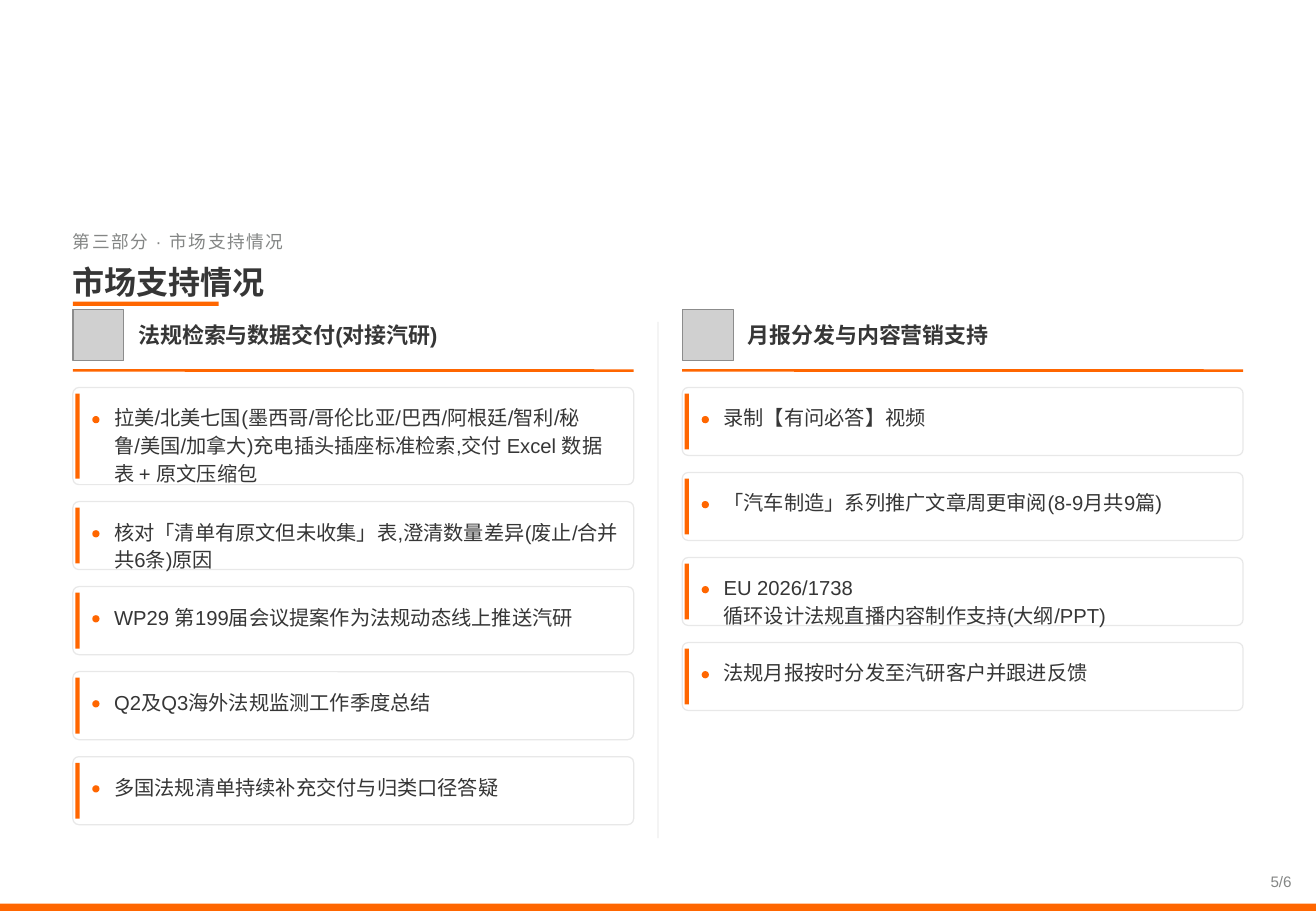
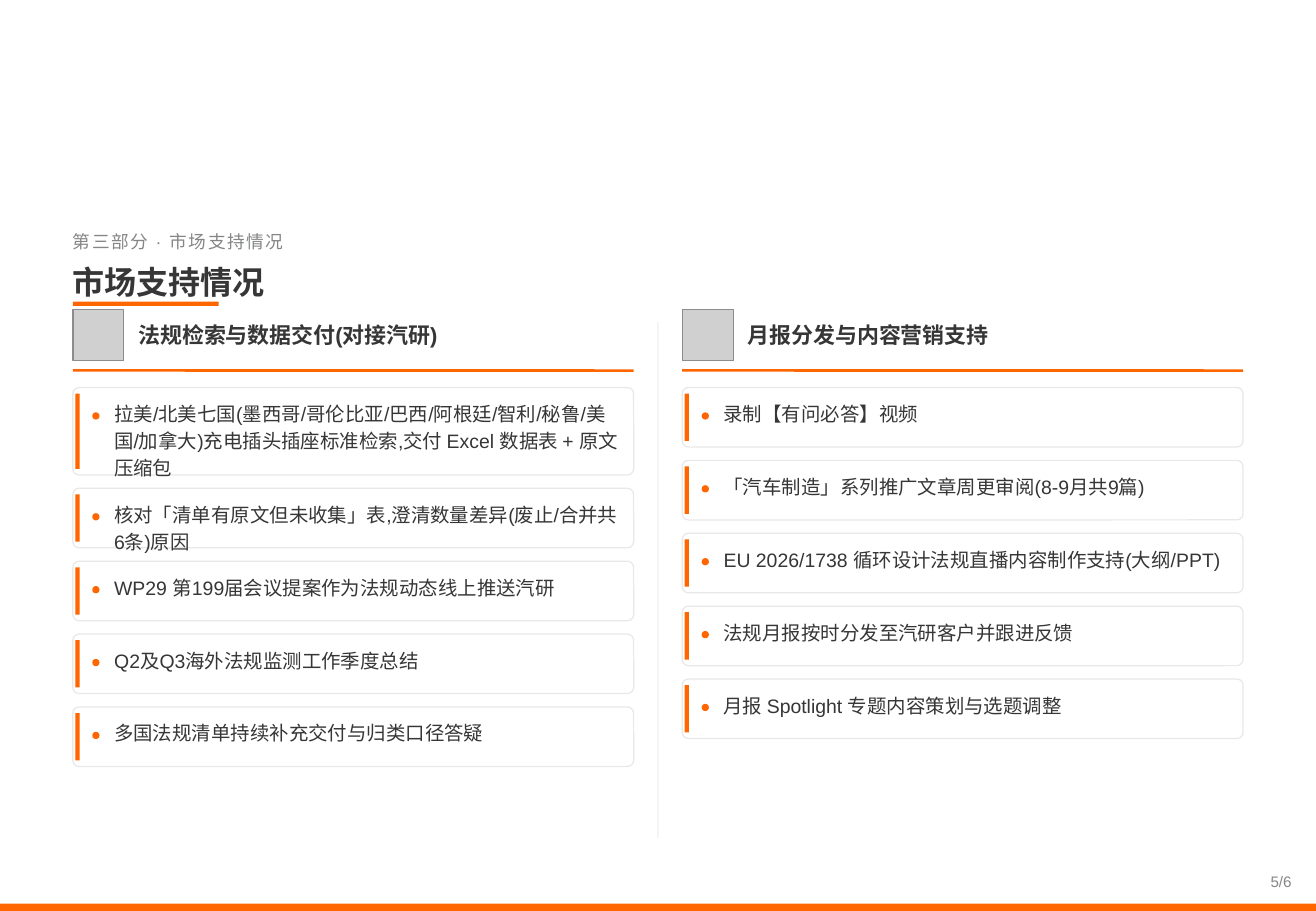
Before and after one commit to zhenghannah1228-boop/Auto-Reg-Monitor, a slide deck: slide 5 of 2026年8-9月工作汇报.pptx. Drawn at 1316x911 pixels with LibreOffice and Linux fonts; fonts in the diff are those of the drawing; grey boxes stand for pictures; background and template pictures are left out. Boxes give left, top, right and bottom in pixels: in the first picture for what was removed or moved away, otherwise in the second. Text is boxed around its words. In the diff, an @@ line names an element or a change of style, - is before the commit and + after.

```diff
--- a/2026年8-9月工作汇报.pptx
+++ b/2026年8-9月工作汇报.pptx
@@ rounded rectangle: place and size @@
-rounded rectangle at (73,388,634,485)
+rounded rectangle at (73,388,634,475)
@@ rounded rectangle: place and size @@
-rounded rectangle at (683,388,1244,456)
+rounded rectangle at (683,388,1244,447)
@@ rectangle: place and size @@
-rectangle at (75,394,80,479)
+rectangle at (75,394,80,469)
@@ rectangle: place and size @@
-rectangle at (685,394,690,450)
+rectangle at (685,394,690,441)
@@ rounded rectangle: place and size @@
-rounded rectangle at (683,473,1244,541)
+rounded rectangle at (683,461,1244,520)
@@ rectangle: place and size @@
-rectangle at (685,479,690,535)
+rectangle at (685,467,690,514)
@@ rounded rectangle: place and size @@
-rounded rectangle at (73,502,634,570)
+rounded rectangle at (73,488,634,548)
@@ rectangle: place and size @@
-rectangle at (75,508,80,564)
+rectangle at (75,495,80,542)
@@ 2 texts, 1 ellipse: place and size @@
-2 texts, 1 ellipse at (114,493,1163,571)
+2 texts, 1 ellipse at (114,477,1145,553)
@@ ellipse: place and size @@
-ellipse at (92,531,100,538)
+ellipse at (92,513,100,520)
@@ rounded rectangle: place and size @@
-rounded rectangle at (683,558,1244,626)
+rounded rectangle at (683,533,1244,593)
@@ rounded rectangle: place and size @@
-rounded rectangle at (73,587,634,655)
+rounded rectangle at (73,561,634,621)
@@ rectangle: place and size @@
-rectangle at (75,593,80,649)
+rectangle at (75,567,80,615)
@@ rectangle: place and size @@
-rectangle at (685,564,690,620)
+rectangle at (685,540,690,587)
@@ 2 texts, 2 ellipses: place and size @@
-2 texts, 2 ellipses at (92,580,1106,627)
+2 texts, 2 ellipses at (92,550,1220,597)
@@ rounded rectangle: place and size @@
-rounded rectangle at (683,643,1244,711)
+rounded rectangle at (683,606,1244,666)
@@ rectangle: place and size @@
-rectangle at (685,649,690,705)
+rectangle at (685,612,690,660)
@@ rounded rectangle: place and size @@
-rounded rectangle at (73,672,634,740)
+rounded rectangle at (73,634,634,694)
@@ rectangle: place and size @@
-rectangle at (75,678,80,734)
+rectangle at (75,640,80,688)
@@ 2 texts, 2 ellipses: place and size @@
-2 texts, 2 ellipses at (92,663,1088,714)
+2 texts, 2 ellipses at (92,623,1074,672)
@@ rounded rectangle added at (683,679,1244,739), fill #FFFFFF, outline #E8E8E8 0.75 pt @@
@@ rectangle added at (685,685,690,733), fill #FF6600 @@
@@ proportions changed in 9 elements at (683,388,1244,447), (73,388,634,475), (683,461,1244,520), (73,488,634,548), (683,533,1244,593), (73,561,634,621), (683,606,1244,666), (73,634,634,694), (73,707,634,767) @@
@@ rounded rectangle: place and size @@
-rounded rectangle at (73,757,634,825)
+rounded rectangle at (73,707,634,767)
@@ rectangle: place and size @@
-rectangle at (75,763,80,819)
+rectangle at (75,713,80,761)
@@ size 12 to 11.5 pt; line spacing 16.5pt to 16pt in 9 elements at (724,404,918,423), (114,404,618,477), (724,477,1145,498), (114,505,617,553), (724,550,1220,571), (114,578,555,597), (724,623,1074,642), (114,652,418,672), (114,723,483,742) @@
@@ text "多国法规清单持续补充交付与归类口径答疑": place and size @@
-text "多国法规清单持续补充交付与归类口径答疑" at (114,778,498,797)
+text "多国法规清单持续补充交付与归类口径答疑" at (114,723,483,742)
@@ ellipse added at (702,704,710,711), fill #FF6600 @@
@@ text added at (724,696,1062,717), 11.5 pt, text #363636 @@
+月报 Spotlight 专题内容策划与选题调整
@@ ellipse: place and size @@
-ellipse at (92,785,100,792)
+ellipse at (92,733,100,740)
```
Also in this commit, not shown: 3 other slides changed.
